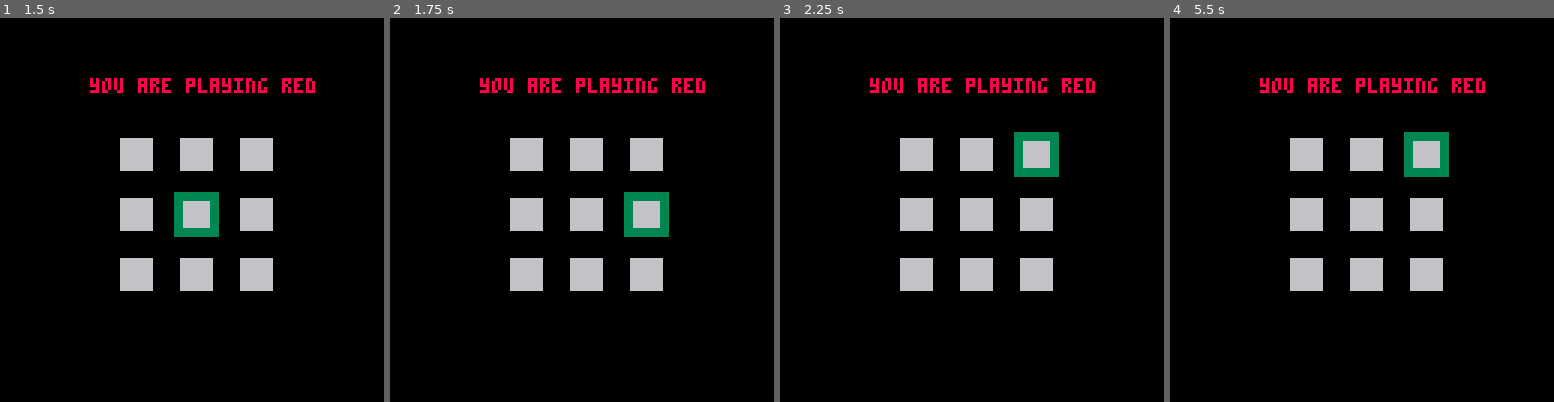
Above: before the commit, frames 1-4 (left to right).
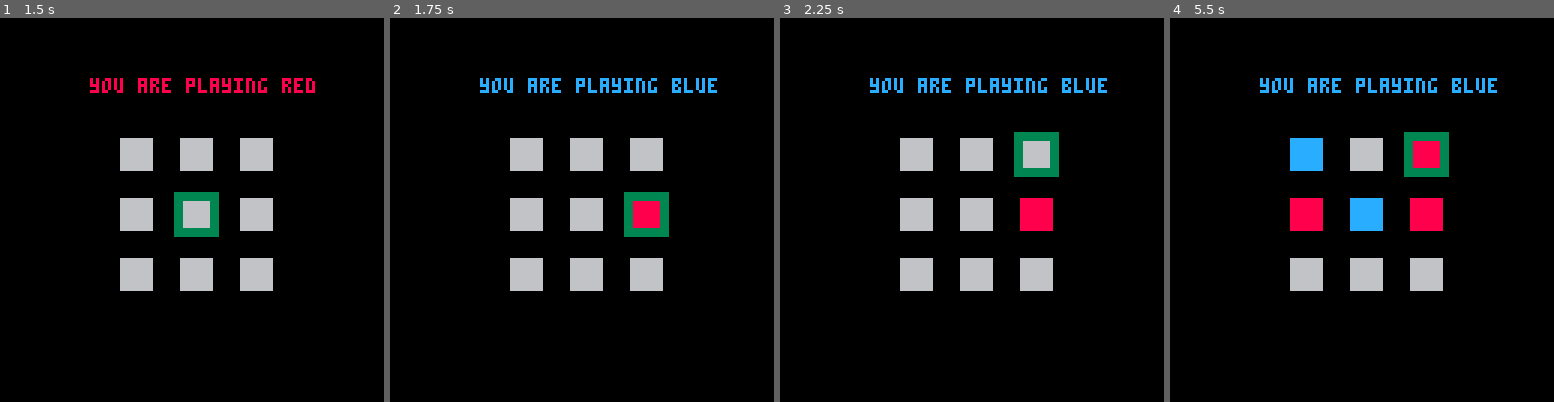
Above: after the commit, the same moments.

Repository: shinkarom/p8-ttt
Game: PICO-8 cartridge ttt.p8
The game is run twice, just before and just after one commit, with the same random seed, the same clock (stepped at 60 frames per second) and the same inputs.
Inputs:
- Up to frame 1 (1.5 s): tap O (Z key) at 0.7 s
- Up to frame 2 (1.75 s): hold Right from 1.6 s (still down); tap O (Z key) at 1.7 s
- Up to frame 3 (2.25 s): release Right at 2.1 s; tap O (Z key) at 2.1 s; hold Up from 2.15 s (still down)
- Up to frame 4 (5.5 s): release Up at 2.42 s; hold Right 2.47-3.03 s; tap O (Z key) every 0.4 s from 2.5 to 5.3 s; hold Left 3.08-3.58 s; hold Down 3.63-3.97 s; hold Right 4.02-4.68 s; hold Up 4.73-5.03 s; hold Left from 5.08 s (still down)

Frame 1 is identical in both runs. In frame 2, 1.6% of the frame differs, in the area x 23-86%, y 15-55%; in frame 3, 1.8%; in frame 4, 4.5%, in the area x 23-86%, y 15-56%.

Commit message:
Make move

Diff:
--- a/ttt.p8
+++ b/ttt.p8
@@ -52,15 +52,19 @@
   cursor_x = (cursor_x-1)%3
  elseif btnp(➡️) then
   cursor_x = (cursor_x+1)%3
+ elseif btnp(🅾️) then
+  if grid[xy(cursor_x, cursor_y)]==empty then
+   make_move(xy(cursor_x, cursor_y))
+  end
  end
 end
 
 function draw_grid()
- for i=1,3 do
-  for j=1,3 do
-   local x0=40+20*(i-1)
-   local y0=40+20*(j-1)
-   local c=cell(i,j)
+ for i=0,2 do
+  for j=0,2 do
+   local x0=40+20*i
+   local y0=40+20*j
+   local c=grid[xy(i,j)]
    if c==red_player then
     col=red_color
    elseif c==blue_player then
@@ -129,8 +133,14 @@
  empty,empty,empty,
  empty,empty,empty }
 
-function cell(x,y)
- return grid[3*(y-1)+x]
+function xy(x,y)
+ return 3*y+x+1
+end
+
+function make_move(coord)
+ grid[coord] = player_to_move
+ player_to_move = (player_to_move==red_player) and
+  blue_player or red_player
 end
 __gfx__
 00000000000000000000000000000000000000000000000000000000000000000000000000000000000000000000000000000000000000000000000000000000
